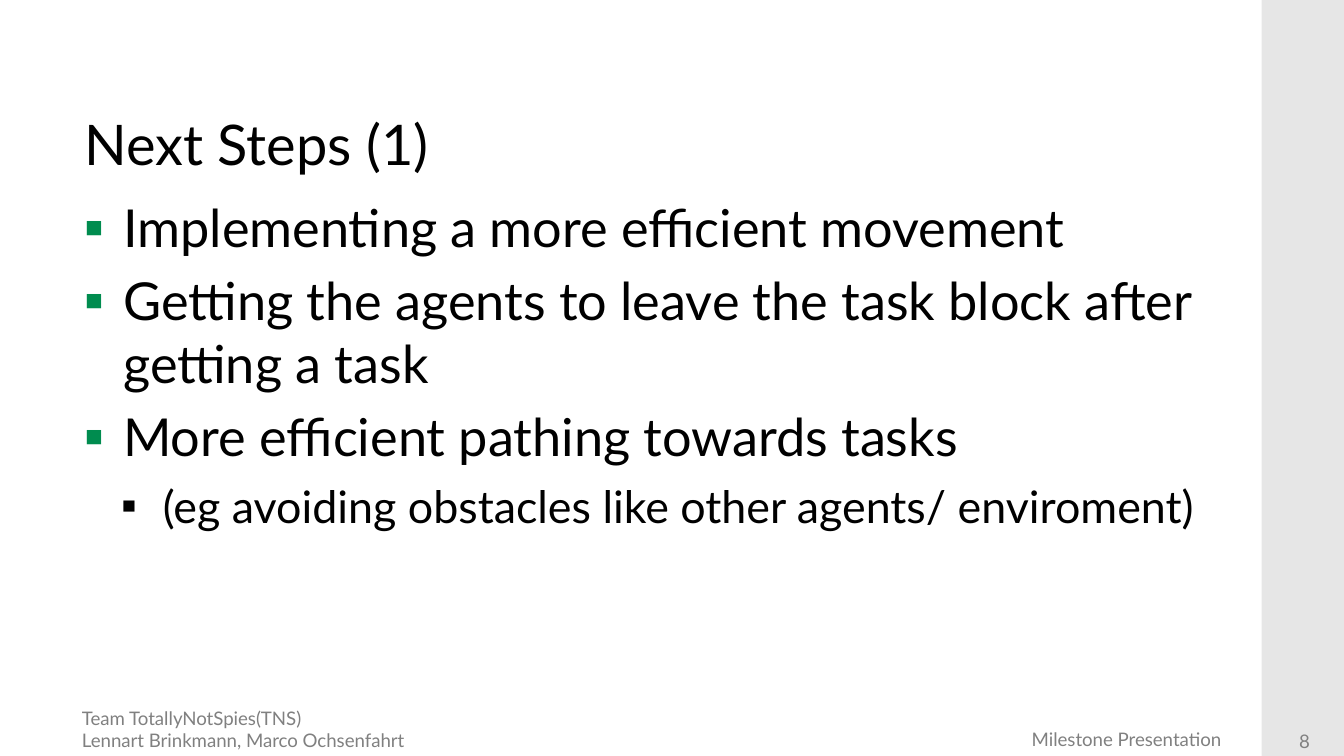
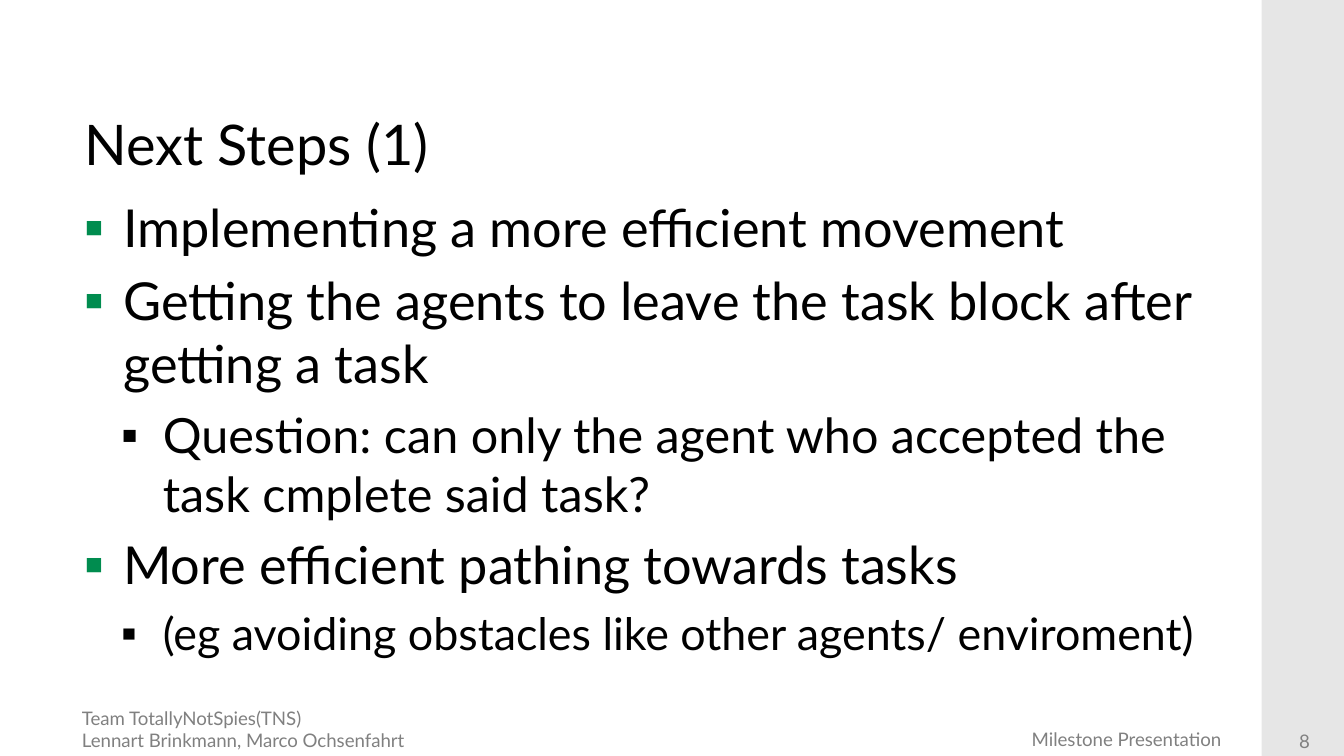
Before and after one commit to DieMango/PiB_Bri_Och, a slide deck: slide 8 of Milestone1 Presentation.pptx. Drawn at 1344x756 pixels with LibreOffice and Linux fonts; fonts in the diff are those of the drawing; background and template pictures are left out. Boxes give left, top, right and bottom in pixels: in the first picture for what was removed or moved away, otherwise in the second. Text is boxed around its words. In the diff, an @@ line names an element or a change of style, - is before the commit and + after.

```diff
--- a/Milestone1 Presentation.pptx
+++ b/Milestone1 Presentation.pptx
@@ text at [163,417,1166,521]: paragraph added @@
+  ▪ Question: can only the agent who accepted the task cmplete said task?
```
Also in this commit, not shown: 2 other slides changed.
